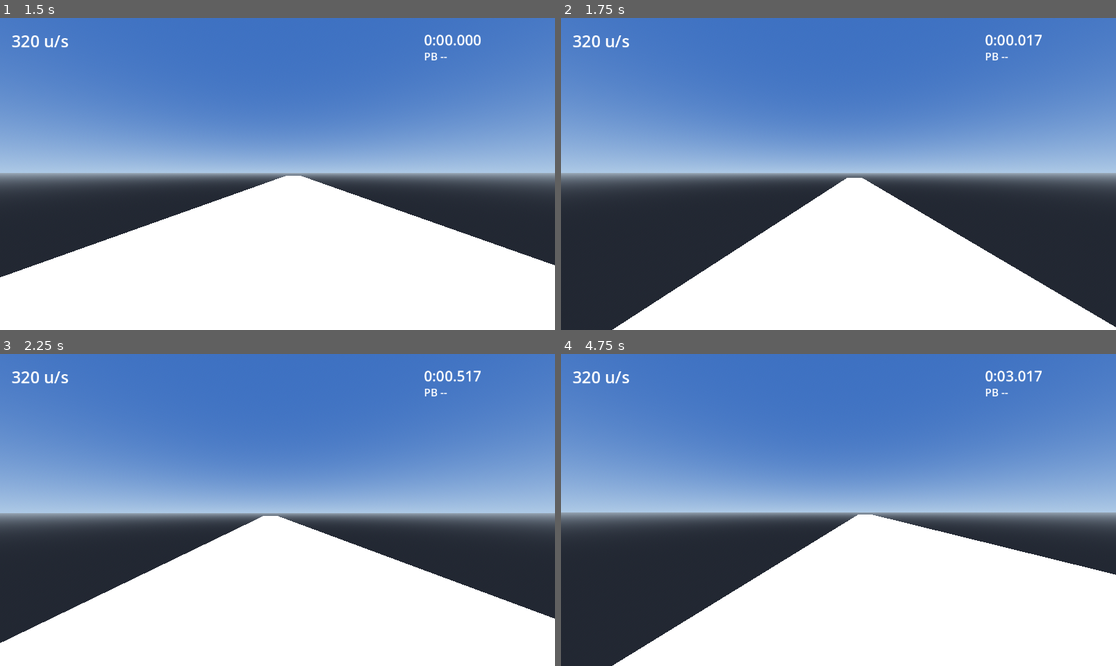
Above: before the commit, frames 1-4 (two rows, left to right).
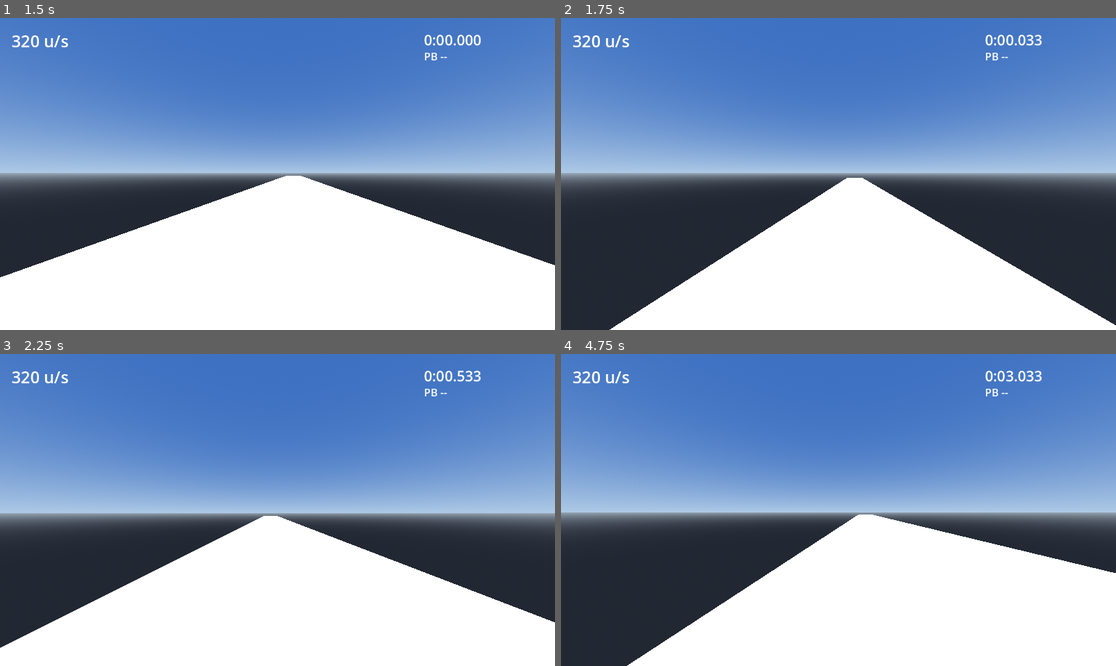
Above: after the commit, the same moments.

Repository: jamesdileva/surfhop
Game: Godot game, scene res://scenes/world/dev_advanced.tscn
The game is run twice, just before and just after one commit, with the same random seed, the same clock (stepped at 60 frames per second) and the same inputs. The project has no main scene, so this scene is started directly.
Inputs (mouse positions are in pixels of both pictures, inside the frame that each line leads up to):
- Up to frame 1 (1.5 s): tap Enter at 0.5 s; move the mouse to (305, 174) at 0.52 s; hold Space (jump) 0.53-1.28 s; hold W (move_forward) from 0.53 s (still down); click (305, 174) at 0.67 s; move the mouse to (249, 174) at 1.27 s; tap Ctrl (duck) at 1.35 s
- Up to frame 2 (1.75 s): keep holding W (move_forward); tap Space (jump) at 1.52, 1.55 s
- Up to frame 3 (2.25 s): keep holding W (move_forward); tap Space (jump) at 1.82 s; move the mouse to (288, 503) at 2.02 s; hold Shift (sprint) from 2.03 s (still down)
- Up to frame 4 (4.75 s): keep holding W (move_forward); tap Space (jump) at 2.3, 3.02, 3.05, 3.32, 4.52, 4.55 s; move the mouse to (832, 516) at 2.77 s; release Shift (sprint) at 2.78 s; tap Z at 2.85 s; click (832, 516) at 2.92 s; move the mouse to (877, 513) at 3.52 s; hold Space (jump) 3.53-4.28 s; tap J at 3.6 s; move the mouse to (794, 506) at 4.27 s; tap K at 4.35 s

Frame 1 is identical in both runs. In frame 2, 0.3% of the frame differs, in the area x 8-100%, y 5-100%; in frame 3, 0.7%; in frame 4, 0.8%, in the area x 9-100%, y 5-100%.

Commit message:
perf(physics): sprint 27 - built-in physics interpolation + teleport guard, hot-path caches (surf trig, vfx player ref), benchmark harness + docs/performance_profile.md

Diff:
--- a/project.godot
+++ b/project.godot
@@ -76,5 +76,6 @@
 [physics]
 
 common/physics_ticks_per_second=100
+common/physics_interpolation=true
 3d/default_linear_damp=0.0
 3d/default_angular_damp=0.0
--- a/scenes/player/Player.tscn
+++ b/scenes/player/Player.tscn
@@ -7,6 +7,7 @@
 [ext_resource type="Script" path="res://scripts/player/PlayerCamera.gd" id="5_5stf6"]
 [ext_resource type="PackedScene" path="res://scenes/player/DebugOverlay.tscn" id="6_180ig"]
 [ext_resource type="Script" path="res://scripts/debug/MovementDebugger.gd" id="7_20koh"]
+[ext_resource type="Script" path="res://scripts/core/Interpolator.gd" id="8_interp"]
 
 [sub_resource type="CapsuleShape3D" id="CapsuleShape3D_ov1oi"]
 radius = 16.0
@@ -32,3 +33,6 @@
 
 [node name="DebugOverlay" type="Node3D" parent="." unique_id=1813649702 instance=ExtResource("6_180ig")]
 script = ExtResource("7_20koh")
+
+[node name="Interpolator" type="Node" parent="." unique_id=991002773]
+script = ExtResource("8_interp")
--- /dev/null
+++ b/scripts/core/Interpolator.gd
@@ -0,0 +1,39 @@
+class_name Interpolator
+extends Node
+
+## Render-smoothing owner for the Player (architecture §8, Sprint 27). Smooth
+## visuals between 100Hz physics ticks come from Godot's built-in 3D physics
+## interpolation (project setting physics/common/physics_interpolation=true),
+## which the engine applies to every Node3D moved during _physics_process.
+##
+## This node owns the one thing built-in interpolation cannot know: position
+## writes that are NOT motion. Checkpoint respawns and test teleports jump
+## hundreds of units in a single tick; without intervention the engine would
+## smoothly glide the view across the map. Any jump beyond TELEPORT_DISTANCE
+## resets interpolation so the body snaps instantly.
+
+const TELEPORT_DISTANCE := 100.0  # u/tick; legit motion peaks ~10u at terminal velocity
+
+var _body: Node3D
+var _last_position := Vector3.INF
+
+
+func _ready() -> void:
+	_body = get_parent() as Node3D
+
+
+func _physics_process(_delta: float) -> void:
+	if _body == null:
+		return
+	var pos := _body.global_position
+	if _last_position != Vector3.INF \
+			and pos.distance_to(_last_position) > TELEPORT_DISTANCE:
+		_body.reset_physics_interpolation()
+	_last_position = pos
+
+
+## Manual reset hook for code that teleports the player deliberately.
+func notify_teleported() -> void:
+	if _body != null:
+		_body.reset_physics_interpolation()
+	_last_position = _body.global_position if _body != null else Vector3.INF
--- a/scripts/debug/VisualEffects.gd
+++ b/scripts/debug/VisualEffects.gd
@@ -31,6 +31,8 @@
 var _glow := 0.0
 var _active_ramp: GeometryInstance3D = null
 var _ramp_meshes := {}  # StaticBody3D -> Array[GeometryInstance3D]
+# Hot-path cache (Sprint 27): avoid a group query every render frame.
+var _player_cache: Node3D = null
 
 
 func _ready() -> void:
@@ -133,12 +135,13 @@
 func _update_trail() -> void:
 	if _trail == null:
 		return
-	var player := get_tree().get_first_node_in_group("player") as Node3D
-	var fast := enabled and player != null \
+	if _player_cache == null or not is_instance_valid(_player_cache):
+		_player_cache = get_tree().get_first_node_in_group("player") as Node3D
+	var fast := enabled and _player_cache != null \
 		and _latest_speed > TRAIL_SPEED_THRESHOLD
 	_trail.emitting = fast
 	if fast:
-		_trail.global_position = player.global_position
+		_trail.global_position = _player_cache.global_position
 
 
 func _update_glow(delta: float) -> void:
--- a/scripts/movement/MovementController.gd
+++ b/scripts/movement/MovementController.gd
@@ -73,11 +73,15 @@
 var _was_in_contact: bool = false
 var _steep_normal: Vector3 = Vector3.ZERO
 var _stride_accum: float = 0.0
+## Wall-clock cost of the last controller tick in microseconds (profiling
+## hook for tools/benchmark.gd and docs/performance_profile.md).
+var last_script_step_us: int = 0
 
 
 func _physics_process(delta: float) -> void:
 	if _body == null or config == null or _input_manager == null:
 		return
+	var t0 := Time.get_ticks_usec()
 	var input: InputState = _input_manager.get_state()
 	state = _resolve_state()
 
@@ -119,6 +123,7 @@
 		if _bus != null:
 			_bus.player_takeoff.emit({"position": _body.global_position})
 	_was_in_contact = in_contact
+	last_script_step_us = Time.get_ticks_usec() - t0
 
 
 ## State transitions come from post-move contact classification
--- a/scripts/movement/modules/Surf.gd
+++ b/scripts/movement/modules/Surf.gd
@@ -10,6 +10,11 @@
 var _last_ramp_normal: Vector3 = Vector3.ZERO
 var _surf_active := false
 
+# Hot-path cache (Sprint 27): cos(surf_angle_min_deg) recomputed only when
+# the config instance changes; output is bit-identical to per-call evaluation.
+var _cached_config: MovementConfig = null
+var _surf_cos_min := 0.0
+
 
 func enabled_in_state(state: int) -> bool:
 	return state == MovementState.SURF
@@ -18,7 +23,10 @@
 ## A surface is a surf ramp when its angle from horizontal exceeds the
 ## configured minimum (§4.2): normal.dot(UP) < cos(surf_angle_min_deg).
 func is_surf_normal(normal: Vector3) -> bool:
-	return normal.dot(Vector3.UP) < cos(deg_to_rad(_controller.config.surf_angle_min_deg))
+	if _cached_config != _controller.config:
+		_cached_config = _controller.config
+		_surf_cos_min = cos(deg_to_rad(_controller.config.surf_angle_min_deg))
+	return normal.dot(Vector3.UP) < _surf_cos_min
 
 
 func process(input: InputState, delta: float) -> void:
--- a/tests/test_runner.gd
+++ b/tests/test_runner.gd
@@ -47,6 +47,7 @@
 	await _test_audio()
 	await _test_visual_effects()
 	await _test_settings_menu()
+	await _test_optimization()
 	await _test_tutorial_map()
 	await _test_beginner_map()
 	await _test_intermediate_map()
@@ -2289,6 +2290,48 @@
 	await process_frame
 
 
+func _test_optimization() -> void:
+	# --- Built-in physics interpolation enabled (Sprint 27 contract) ---
+	_check(bool(ProjectSettings.get_setting(
+			"physics/common/physics_interpolation")),
+		"physics/common/physics_interpolation enabled")
+
+	# --- Player scene carries the Interpolator owner node ---
+	var spawned := _spawn_test_player()
+	var world: Node3D = spawned[0]
+	var player: Player = spawned[1]
+	await _wait_ticks(10)
+	var interp: Interpolator = player.get_node_or_null("Interpolator")
+	_check(interp != null, "Player.tscn contains an Interpolator node")
+	if interp == null:
+		world.queue_free()
+		await process_frame
+		return
+
+	# Teleport across the map: interpolation must be reset, and the tracker
+	# must follow the new position (no glide from the old spot).
+	player.movement_controller.set_physics_process(false)
+	player.position += Vector3(5000.0, 0.0, 0.0)
+	interp.notify_teleported()
+	await _wait_ticks(2)
+	_check(interp._last_position.distance_to(player.global_position) < 2.0,
+		"interpolator tracks post-teleport position (last=%s)"
+			% str(interp._last_position))
+	_check(player.is_queued_for_deletion() == false,
+		"interpolator teleport reset does not disturb the body")
+	player.movement_controller.set_physics_process(true)
+
+	# --- Profiling hook populated by the controller each tick ---
+	await _wait_ticks(5)
+	_check(player.movement_controller.last_script_step_us > 0
+		and player.movement_controller.last_script_step_us < 100000,
+		"controller profiling hook reports sane tick cost (%dus)"
+			% player.movement_controller.last_script_step_us)
+
+	world.queue_free()
+	await process_frame
+
+
 func _test_save_manager_defaults() -> void:
 	var sm: Node = root.get_node("SaveManager")
 	var settings: Dictionary = sm.load_settings()
--- /dev/null
+++ b/tools/benchmark.gd
@@ -0,0 +1,141 @@
+extends SceneTree
+
+## Headless performance benchmark (Sprint 27). Tooling, not a pass/fail test:
+##   godot --headless --path . --script res://tools/benchmark.gd
+## Runs a scripted bhop+surf session at 100Hz and reports physics-step time
+## percentiles plus a memory trend for docs/performance_profile.md.
+
+const WARMUP_TICKS := 300        # 3s: let autoloads/particles settle
+const SAMPLE_TICKS := 6000       # 60s of simulated play
+const MEMORY_SAMPLES := 12       # spread across the sampled window
+
+var _samples: Array[float] = []
+var _memory_samples: Array[int] = []
+var _script_samples: Array[float] = []
+var _tick := 0
+
+
+func _initialize() -> void:
+	process_frame.connect(_run)
+
+
+func _run() -> void:
+	process_frame.disconnect(_run)
+
+	# Optional isolation switches via OS environment: BENCH_NO_VFX=1 skips
+	# particle/VFX work, BENCH_NO_MOVE=1 freezes the scripted inputs.
+	var sm := root.get_node("/root/SaveManager")
+	if OS.get_environment("BENCH_NO_VFX") != "":
+		sm.set_setting("video/vfx_enabled", false)
+	if OS.get_environment("BENCH_NO_INTERP") != "":
+		ProjectSettings.set_setting("physics/common/physics_interpolation", false)
+		print("[bench] physics interpolation disabled for this run")
+	if OS.get_environment("BENCH_EMPTY") != "":
+		# Environment floor: same sampling loop, no world, no player.
+		for i in WARMUP_TICKS:
+			await physics_frame
+		var floor_samples: Array[float] = []
+		for i in SAMPLE_TICKS:
+			await physics_frame
+			floor_samples.append(Performance.get_monitor(
+				Performance.TIME_PHYSICS_PROCESS))
+		floor_samples.sort()
+		print("[bench] EMPTY-WORLD floor ms: p50=%.3f p95=%.3f" % [
+			floor_samples[int(0.50 * float(floor_samples.size() - 1))] * 1000.0,
+			floor_samples[int(0.95 * float(floor_samples.size() - 1))] * 1000.0])
+		quit(0)
+		return
+
+	# --- World: flat floor + 55-degree ramp (surf + bhop mix) ---
+	var world := Node3D.new()
+	root.add_child(world)
+	var floor_body := StaticBody3D.new()
+	var fs := CollisionShape3D.new()
+	var fb := BoxShape3D.new()
+	fb.size = Vector3(8000.0, 100.0, 8000.0)
+	fs.shape = fb
+	fs.position.y = -50.0
+	floor_body.add_child(fs)
+	world.add_child(floor_body)
+
+	var ramp := StaticBody3D.new()
+	var rs := CollisionShape3D.new()
+	var rb := BoxShape3D.new()
+	rb.size = Vector3(1200.0, 40.0, 4000.0)
+	rs.shape = rb
+	ramp.add_child(rs)
+	ramp.rotation.z = -deg_to_rad(55.0)
+	ramp.position = Vector3(-1500.0, -60.0, 0.0)
+	world.add_child(ramp)
+
+	var player: Player = (load("res://scenes/player/Player.tscn") as PackedScene).instantiate()
+	player.position = Vector3(0.0, 40.0, 0.0)
+	world.add_child(player)
+
+	# --- Scripted session: hold forward, auto-bhop via held jump, weave the
+	# camera to simulate strafing, and drop onto the ramp mid-session ---
+	var idle := OS.get_environment("BENCH_NO_MOVE") != ""
+	if not idle:
+		Input.action_press("move_forward")
+		Input.action_press("jump")
+
+	for i in WARMUP_TICKS:
+		await physics_frame
+
+	var memory_interval := SAMPLE_TICKS / MEMORY_SAMPLES
+	var mem_min := 0
+	var mem_max := 0
+
+	while _tick < SAMPLE_TICKS:
+		await physics_frame
+		_tick += 1
+		if not idle:
+			# Strafe simulation: sweep yaw left/right on a ~4s period.
+			player.rotation.y = sin(float(_tick) / 25.0) * 1.2
+			if _tick == 2000:
+				# Drop onto the ramp for a surf segment.
+				player.position = Vector3(-1500.0, 250.0, 500.0)
+				player.velocity = Vector3(200.0, -100.0, -100.0)
+		if _tick % memory_interval == 0:
+			var mem := int(Performance.get_monitor(Performance.MEMORY_STATIC))
+			_memory_samples.append(mem)
+			mem_min = mem if mem_min == 0 else mini(mem_min, mem)
+			mem_max = maxi(mem_max, mem)
+		else:
+			_samples.append(
+				Performance.get_monitor(Performance.TIME_PHYSICS_PROCESS))
+		_script_samples.append(float(player.movement_controller.last_script_step_us))
+
+	if not idle:
+		Input.action_release("move_forward")
+		Input.action_release("jump")
+
+	# --- Report ---
+	_samples.sort()
+	_script_samples.sort()
+	var n := _samples.size()
+	var sn := _script_samples.size()
+	print("script-side controller us: p50=%.0f p95=%.0f max=%.0f" % [
+		_script_samples[int(0.50 * (sn - 1))],
+		_script_samples[int(0.95 * (sn - 1))],
+		_script_samples[sn - 1]])
+	print("--- benchmark results (headless, 100Hz, %d ticks) ---" % n)
+	print("physics step ms: p50=%.3f p95=%.3f p99=%.3f max=%.3f" % [
+		_percentile(0.50) * 1000.0, _percentile(0.95) * 1000.0,
+		_percentile(0.99) * 1000.0, _samples[n - 1] * 1000.0])
+	var first_mem: int = _memory_samples[0]
+	var last_mem: int = _memory_samples[_memory_samples.size() - 1]
+	print("memory static MB: start=%.1f end=%.1f min=%.1f max=%.1f growth=%.1f" % [
+		first_mem / 1048576.0, last_mem / 1048576.0,
+		mem_min / 1048576.0, mem_max / 1048576.0,
+		(last_mem - first_mem) / 1048576.0])
+	print("render fps (headless): %.0f" % Performance.get_monitor(
+		Performance.TIME_FPS))
+	world.queue_free()
+	quit(0)
+
+
+func _percentile(fraction: float) -> float:
+	var index := clampi(int(fraction * float(_samples.size())), 0,
+		_samples.size() - 1)
+	return _samples[index]
Not shown, added: scripts/core/Interpolator.gd.uid
Not shown, added: tools/benchmark.gd.uid
Not shown, changed: AGENTS.md
Not shown, changed: docs/history.md
Not shown, added: docs/performance_profile.md
